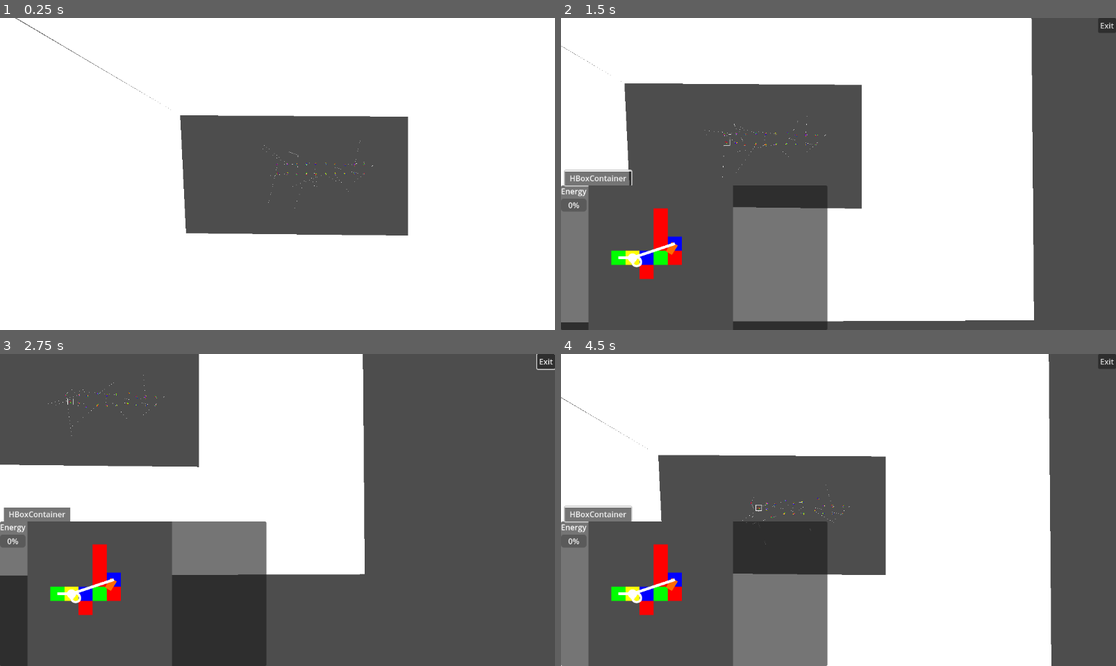
Above: before the commit, frames 1-4 (two rows, left to right).
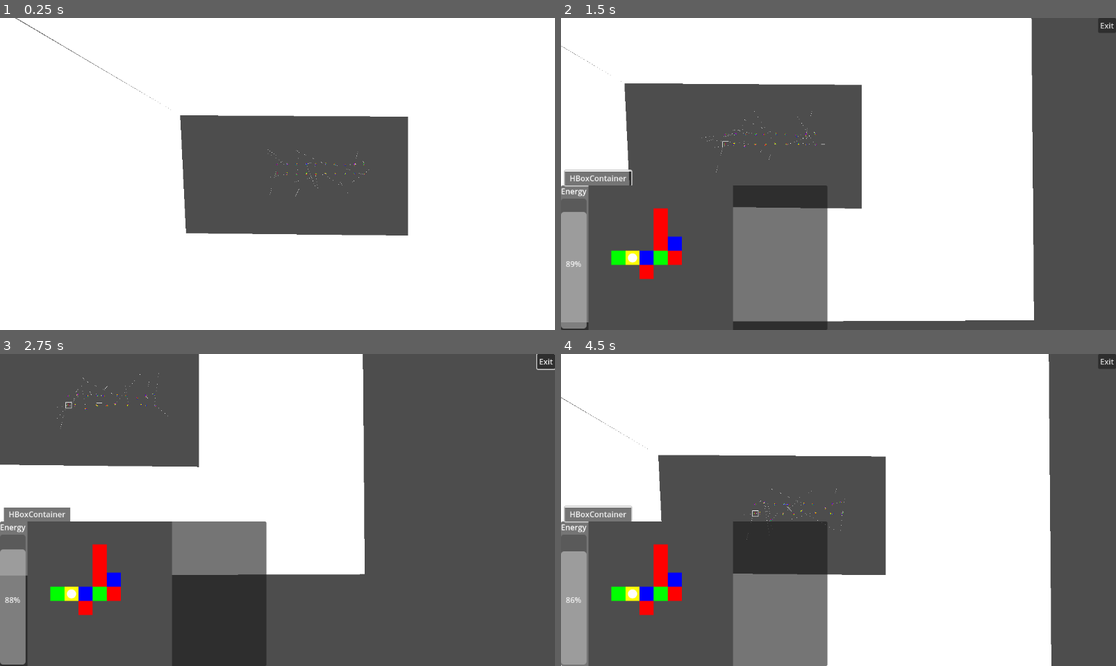
Above: after the commit, the same moments.

Repository: 06gusmog/EVOLUTIONATOR-4000
Game: Godot game, scene res://Misc/world.tscn
Two runs of this game, one before a commit and one after it. Both use one fixed random seed, a clock stepped at 60 frames per second and the inputs below.
Inputs (mouse positions are in pixels of both pictures, inside the frame that each line leads up to):
- Up to frame 1 (0.25 s): no input
- Up to frame 2 (1.5 s): move the mouse to (838, 174) at 0.52 s; press the mouse at (838, 174) at 0.53 s; hold Right (right) 0.53-1.28 s; move the mouse to (749, 174) at 1.27 s; release the mouse at (749, 174) at 1.28 s; hold Down (down) from 1.28 s (still down); tap Shift (zoom_in) at 1.35 s; click (749, 174) at 1.42 s
- Up to frame 3 (2.75 s): move the mouse to (183, 410) at 2.02 s; release Down (down) at 2.03 s; hold Right (right) from 2.03 s (still down); tap Ctrl (zoom_out) at 2.1 s; click (183, 410) at 2.17 s
- Up to frame 4 (4.5 s): move the mouse to (660, 403) at 2.77 s; release Right (right) at 2.78 s; hold Up (up) 2.78-3.53 s; click (660, 403) at 2.85 s; move the mouse to (660, 506) at 3.52 s; hold Left (left) from 3.53 s (still down); tap Shift (zoom_in) at 3.6 s; click (660, 506) at 3.67 s; move the mouse to (766, 513) at 4.27 s; tap Ctrl (zoom_out) at 4.35 s; click (766, 513) at 4.42 s

The runs differ from the first frame. In frame 1, less than 0.1% of the frame differs, in the area x 47-68%, y 39-62%; in frame 2, 2.1%, in the area x 0-48%, y 29-100%; in frame 3, 2.0%; in frame 4, 2.1%.

Commit message:
Global setting and bugfix
Added a globally loaded settings script.
Fixed a bug so cells can connect to themselves.

Diff:
--- a/Godot/Misc/Creature.gd
+++ b/Godot/Misc/Creature.gd
@@ -7,9 +7,9 @@
 var user_interface
 var bounding_sphere_size : float
 
-@export var cell_weight : float
-@export var cell_energy : float
-@export var required_energy: float
+var cell_weight = GlobalSettings.cell_weight
+var cell_energy = GlobalSettings.energy_dropped_on_cell_death
+var required_energy = GlobalSettings.energy_required_to_reproduce
 
 @onready var visual_effects_root_node = $"Visual Effects"
 @onready var line_2d = $"Visual Effects/Line2D"
--- a/Godot/Misc/SimulationHandler.gd
+++ b/Godot/Misc/SimulationHandler.gd
@@ -55,9 +55,7 @@
 	RNA['Position'] = cell_positions[-1]
 	RNA['Connections'] = []
 	for x in range(int(ceil(7.5/(0.4 * (rng.randi() % 10) + 1.25) - 2))): # Selects a weighted number between 0 and 4
-		var connection = rng.randi() % (creature_size-1) #NOTE: Doesn't this make it so that it can't reference itself?
-		if connection >= len(cell_positions):
-			connection += 1
+		var connection = rng.randi() % (creature_size)
 		RNA['Connections'].append(str(connection))
 	RNA['Special Sauce'] = generate_special_sauce(special_sauce_length)
 	return [RNA, cell_positions]
@@ -79,7 +77,7 @@
 	print('MITOSIS')
 
 	#Chance to spawn a new cell
-	if not rng.randi % 100: #This code makes it a 1/100 chance right?
+	if not rng.randi() % 100: #This code makes it a 1/100 chancsae right?
 		var cell_positions = [] #NOTE: I think it would be better to store cell_positions for every creature, instead of calculating it every time
 		for RNA in new_DNA:
 			cell_positions.append(RNA['Position'])
--- a/Godot/Misc/UserInterface.gd
+++ b/Godot/Misc/UserInterface.gd
@@ -3,12 +3,14 @@
 var rendered_creature = Image
 var connections = []
 @onready var creature_sim = $"Creature View/Creature Sim"
+@onready var progress_bar = $"TabContainer/HBoxContainer/Creature View/ProgressBar"
 
 var visual_creature_file = preload("res://Misc/UI assets/visual_creature.tscn")
 const CONNECTION2D = preload("res://Misc/UI assets/connection.gd")
 
 func _ready():
 	visible = false
+	progress_bar.max_value = GlobalSettings.energy_required_to_reproduce
 
 
 func _process(_delta):
@@ -35,6 +37,7 @@
 					connection.update_output(real_cells[connection.origin_cellID].output)
 
 		i += 1
+	progress_bar.value = creature_selected.energy
 
 
 func creature_clicked(creature):
--- a/Godot/Misc/creature.tscn
+++ b/Godot/Misc/creature.tscn
@@ -9,8 +9,6 @@
 linear_damp = 10.0
 angular_damp = 10.01
 script = ExtResource("1_2isnp")
-cell_weight = 1.0
-required_energy = 1100.0
 
 [node name="Visual Effects" type="Node2D" parent="."]
 
--- a/Godot/Misc/world.tscn
+++ b/Godot/Misc/world.tscn
@@ -64,7 +64,10 @@
 horizontal_alignment = 1
 
 [node name="ProgressBar" type="ProgressBar" parent="CanvasLayer/UserInterface/TabContainer/HBoxContainer/Creature View"]
+custom_minimum_size = Vector2(0, 270)
 layout_mode = 2
+size_flags_vertical = 1
+fill_mode = 3
 
 [node name="AspectRatioContainer" type="AspectRatioContainer" parent="CanvasLayer/UserInterface/TabContainer/HBoxContainer"]
 custom_minimum_size = Vector2(300, 300)
--- /dev/null
+++ b/Godot/Standards/global_settings.gd
@@ -0,0 +1,12 @@
+extends Node
+
+# Energy
+var energy_required_to_reproduce = 1100.0
+var energy_dropped_on_cell_death = 100.0
+var cell_weight = 1.0
+
+# Mutation
+var mutation_chance_multiplier = 1.0
+var mutation_chances = {
+	'new cell': 0.2
+	}
--- a/Godot/project.godot
+++ b/Godot/project.godot
@@ -14,6 +14,10 @@
 run/main_scene="res://Misc/world.tscn"
 config/features=PackedStringArray("4.2", "Forward Plus")
 config/icon="res://icon.svg"
+
+[autoload]
+
+GlobalSettings="*res://Standards/global_settings.gd"
 
 [input]
 
